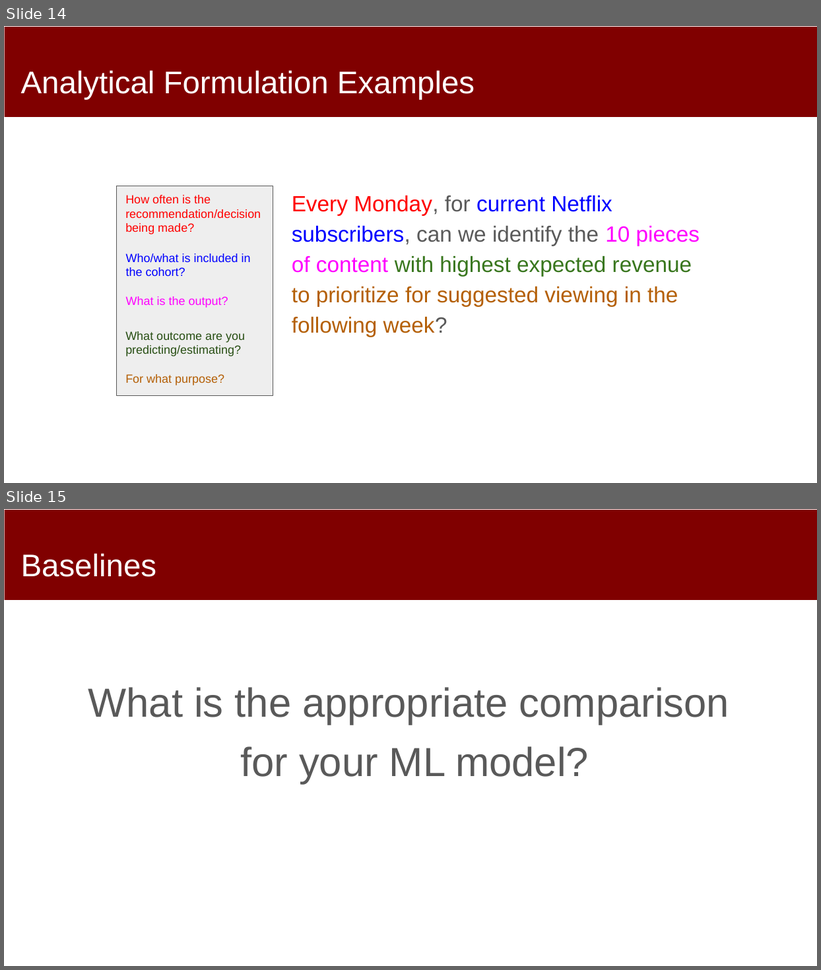
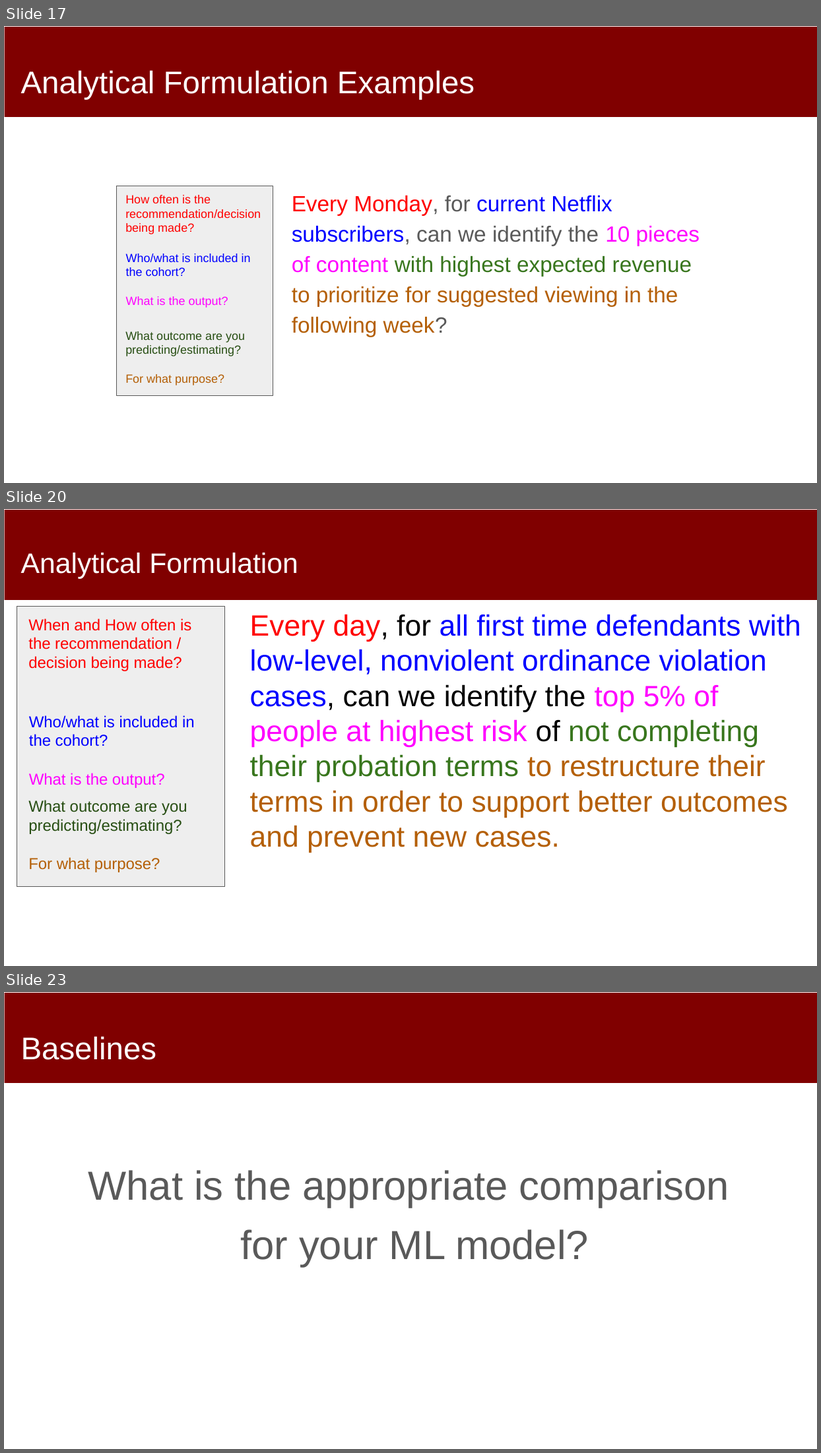
Before and after one commit to dssg/mlforpublicpolicylab, a slide deck: Lectures/07-formulation-and-baselines.pptx. Shown one above the other, each under a label of ours: slides 14 and 15 before the commit, slides 17, 20 and 23 after it; the slides between them are not shown. The pictures are 821x970 and 821x1453 pixels, drawn with LibreOffice and Linux fonts; fonts in the diff are those of the drawing. Boxes give left, top, right and bottom in pixels: in the first picture for what was removed or moved away, otherwise in the second. Text is boxed around its words. In the diff, an @@ line names an element or a change of style, - is before the commit and + after.

Commit message:
formulation slides

```diff
--- a/Lectures/07-formulation-and-baselines.pptx
+++ b/Lectures/07-formulation-and-baselines.pptx
@@ slide 20 added at bbox=[4, 509, 817, 966], background #FFFFFF; not listed: 1 template element that a slide beside it also shows @@
@@ title added at bbox=[21, 553, 298, 579], 33.3 pt, text #FFFFFF @@
+Analytical Formulation
@@ rectangle added at bbox=[17, 607, 225, 887], fill #EEEEEE, outline #595959 0.75 pt @@
@@ text added at bbox=[28, 619, 191, 669], 18.7 pt, text #FF0000 @@
+When and How often is the recommendation / decision being made?
@@ text added at bbox=[250, 614, 801, 853], 34.7 pt, text #B45F06 @@
+Every day, for all first time defendants with low-level, nonviolent ordinance violation cases, can we identify the top 5% of people at highest risk of not completing their probation terms to restructure their terms in order to support better outcomes and prevent new cases.
@@ text added at bbox=[29, 716, 195, 747], 18.7 pt, text #0000FF @@
+Who/what is included in the cohort?
@@ text added at bbox=[29, 773, 165, 788], 18.7 pt, text #FF00FF @@
+What is the output?
@@ text added at bbox=[28, 800, 187, 873], 18.7 pt, text #274E13 @@
+What outcome are you predicting/estimating?
+For what purpose?
@@ what was slide 14 is now slide 17 @@
@@ what was slide 15 is now slide 23 @@
```
Also in this commit, not shown: 1 slide changed, 8 other slides added, 2 slides removed.
